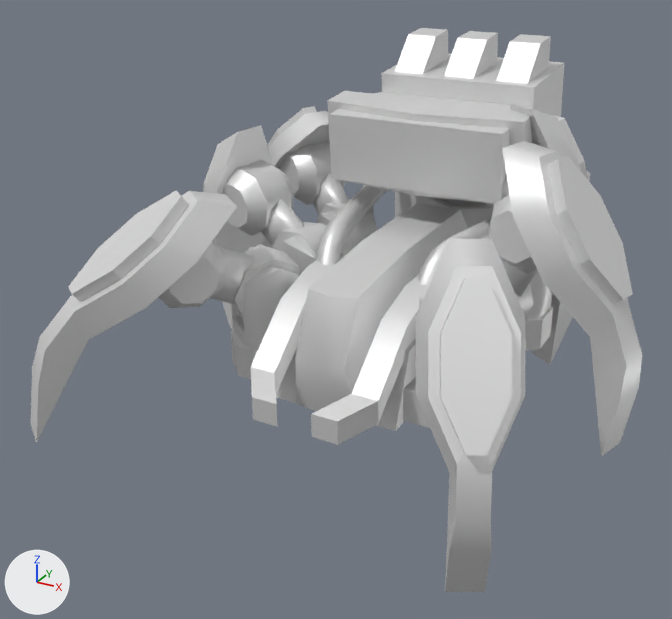
One commit to the glTF model armsptk.glb: the scene before it, then after it.
Both versions are drawn from a camera (50 mm lens) standing at (26.6, -62.8, 32.1) and looking at (-4.2, -6.7, 4.1). Arrows for +X, +Y and +Z are at lower left; the lights stay in place. The first picture is the older version. Where no turn or scale is listed for an object, it has been applied to the vertices.

The first picture shows 'base', 'leg1c', 'leg2c', 'leg3c', 'leg4b', 'leg4c', 'leg5b', 'leg5c', 'leg6a', 'leg6b', 'leg6c', 'turret' and 4 more.
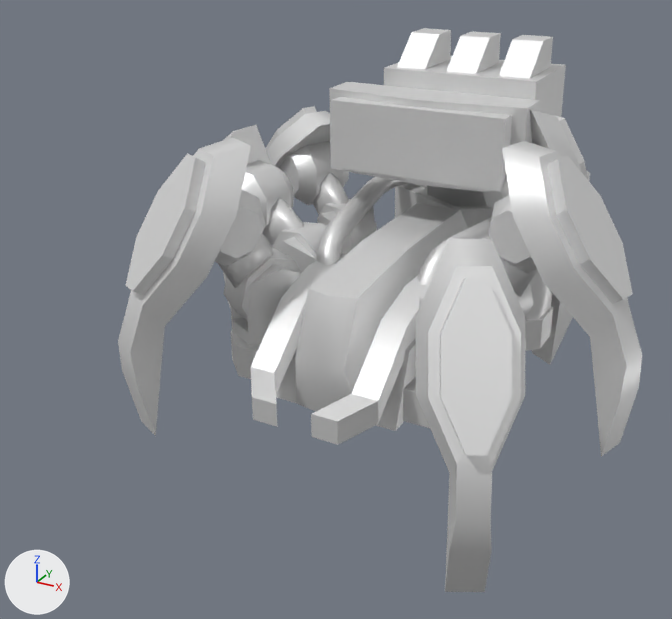
Where the change shows, as pixel boxes [x1, y1, x2, y2] in the pictures (672 x 619 px):
'turret', turned
    before: [327, 28, 564, 204]
    after: [329, 28, 566, 193]
'leg6c', turned
    before: [31, 190, 237, 443]
    after: [118, 137, 266, 436]
'leg5c', turned
    before: [203, 125, 294, 330]
    after: [222, 125, 294, 309]
'leg6a', turned
    before: [231, 247, 299, 344]
    after: [231, 264, 300, 345]
'leg6b', turned
    before: [210, 245, 301, 319]
    after: [218, 234, 302, 321]

What the commit changed:
Object 'leg6a' (ob_leg6a) turns from (-0.3, 0, 54) to (0, 0, 63) degrees about x, y and z.
Object 'leg6b' (ob_leg6b) turns from (5.3, -19, -1.1) to (2.2, 16, 3.1) degrees about x, y and z.
Object 'leg6c' (ob_leg6c) turns from (0, 28, 0) to (0, -28, 0) degrees about x, y and z.
Object 'leg5c' (ob_leg5c) turns from (0, -24, 0) to (0, -30, 0) degrees about x, y and z.
Object 'turret' (ob_turret) turns from (4.6, 0, 0) to (0, 0, 0) degrees about x, y and z.
